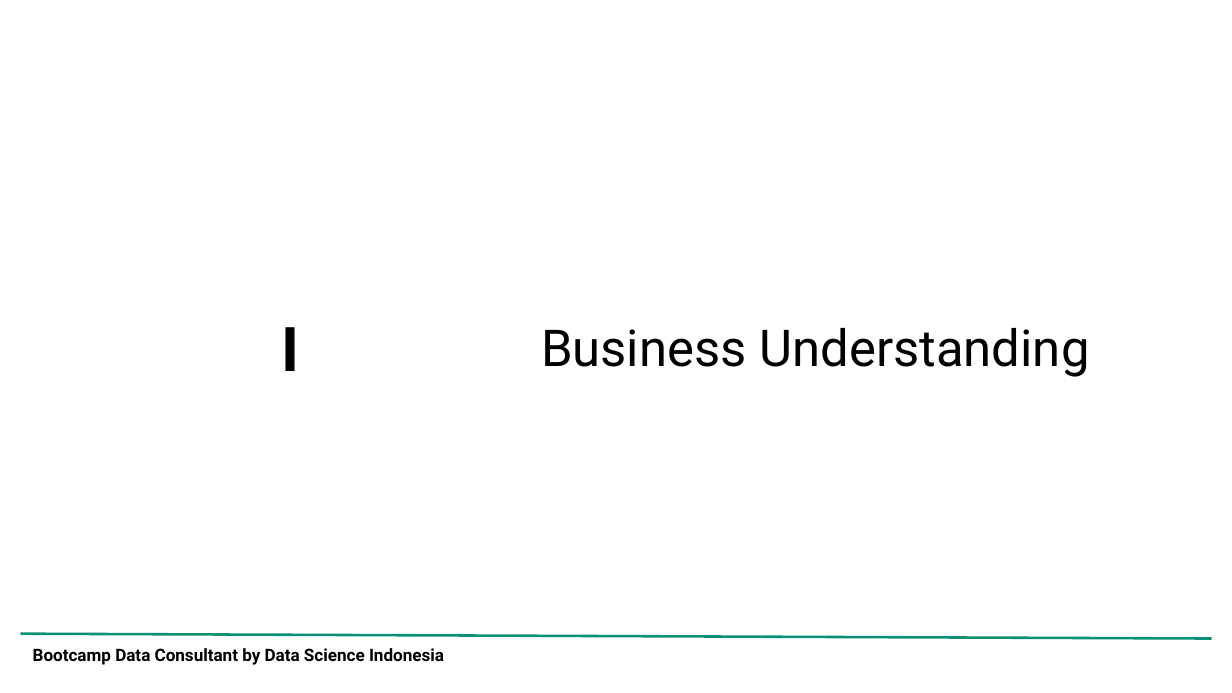
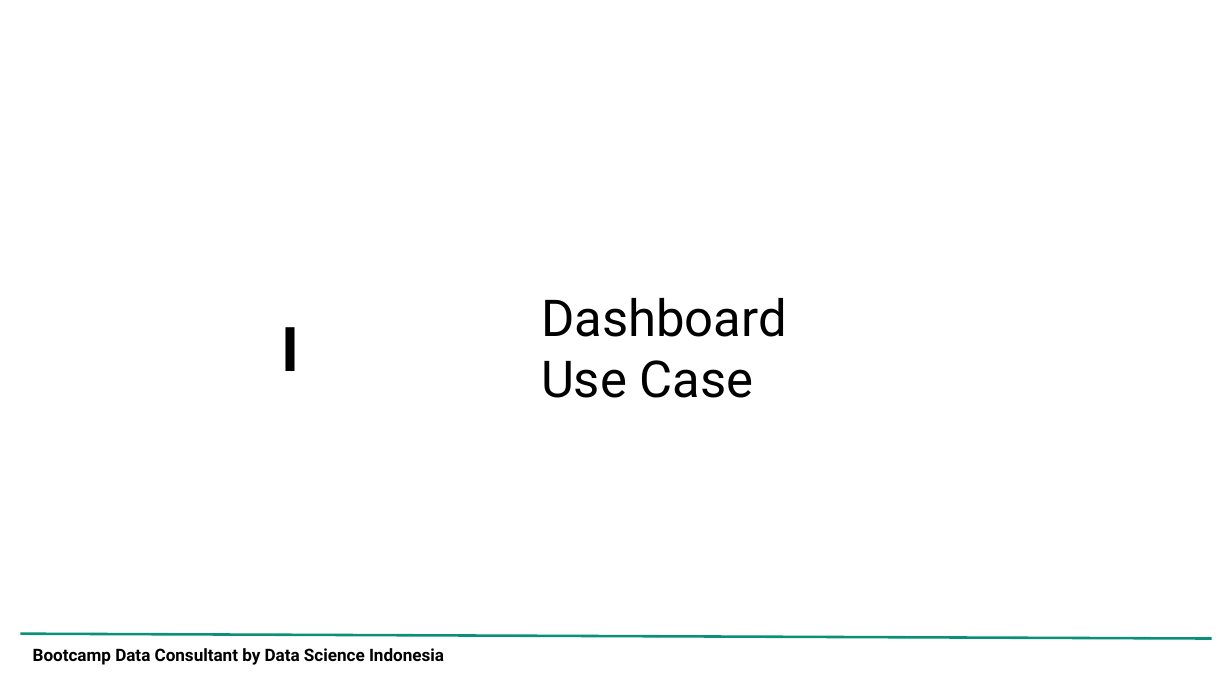
Before and after one commit to adrn-mm/DSLS_Mini-Project-DA_Adrian-Maulana-Muhammad, a slide deck: slide 3 of reports/Project Report_Mini Project DA_Adrian Maulana Muhammad.pptx. Drawn at 1232x693 pixels with LibreOffice and Linux fonts; fonts in the diff are those of the drawing; background and template pictures are left out. Boxes give left, top, right and bottom in pixels: in the first picture for what was removed or moved away, otherwise in the second. Text is boxed around its words. In the diff, an @@ line names an element or a change of style, - is before the commit and + after.

```diff
--- a/reports/Project Report_Mini Project DA_Adrian Maulana Muhammad.pptx
+++ b/reports/Project Report_Mini Project DA_Adrian Maulana Muhammad.pptx
@@ title at bbox=[541, 298, 787, 398]: text changed @@
-Business Understanding
+Dashboard
+Use Case
```
Also in this commit, not shown: 6 other slides changed, 4 slides added, 36 slides removed, 1 other file.
